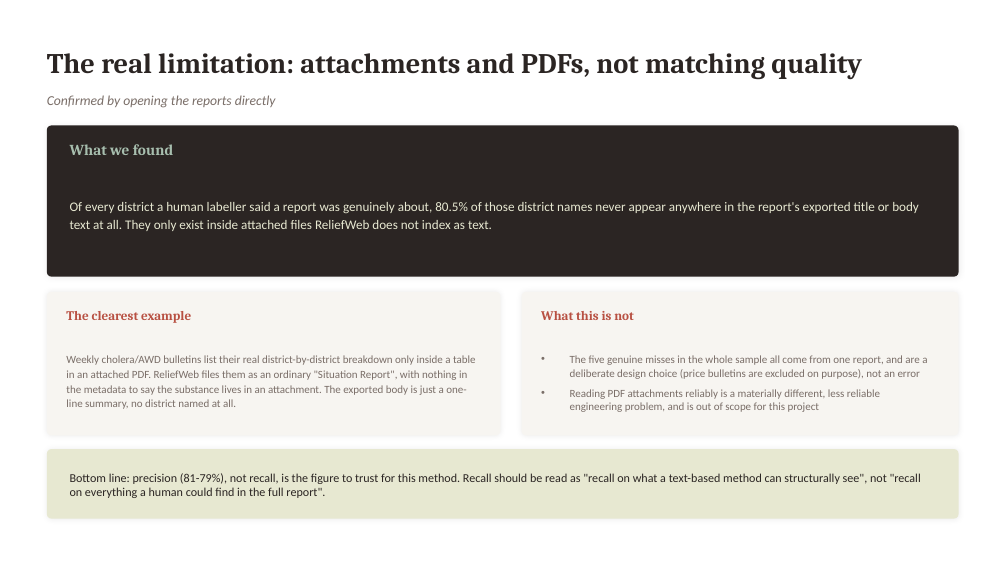
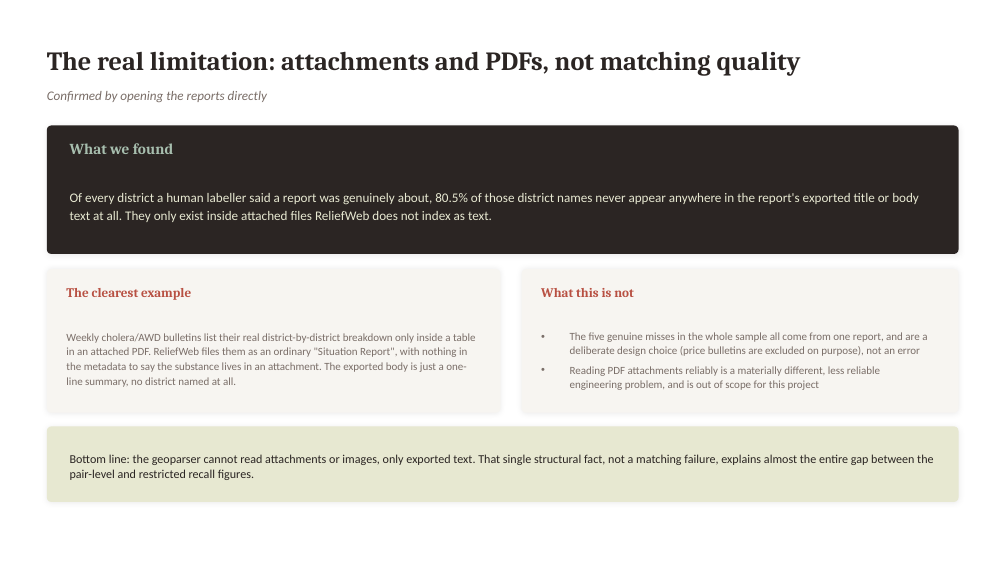
Before and after one commit to hcfgsqm2q7-lang/Dissertation---Samuel-Aracena, a slide deck: slide 6 of weekly_meetings/2026_08_17_slides.pptx (slide 4 before the commit). Drawn at 1008x567 pixels with LibreOffice and Linux fonts; fonts in the diff are those of the drawing. Boxes give left, top, right and bottom in pixels: in the first picture for what was removed or moved away, otherwise in the second. Text is boxed around its words. In the diff, an @@ line names an element or a change of style, - is before the commit and + after.

```diff
--- a/weekly_meetings/2026_08_17_slides.pptx
+++ b/weekly_meetings/2026_08_17_slides.pptx
@@ text "The real limitation: attachments and ..." at bbox=[47, 51, 801, 76]: size 27 to 25 pt @@
@@ text "Confirmed by opening the reports ..." at bbox=[47, 91, 267, 102]: size 13 to 12.5 pt @@
@@ rounded rectangle: place and size @@
-rounded rectangle at bbox=[47, 126, 959, 277]
+rounded rectangle at bbox=[47, 126, 959, 254]
@@ rounded rectangle at bbox=[47, 126, 959, 254]: proportions changed @@
@@ text "Of every district a human ...": place and size @@
-text "Of every district a human ..." at bbox=[70, 202, 919, 231]
+text "Of every district a human ..." at bbox=[70, 193, 919, 222]
@@ 4 texts, 2 rounded rectangles: place and size @@
-4 texts, 2 rounded rectangles at bbox=[47, 292, 959, 436]
+4 texts, 2 rounded rectangles at bbox=[47, 269, 959, 413]
@@ rounded rectangle at bbox=[47, 426, 959, 502]: proportions changed @@
@@ rounded rectangle: place and size @@
-rounded rectangle at bbox=[47, 449, 959, 519]
+rounded rectangle at bbox=[47, 426, 959, 502]
@@ text removed at bbox=[70, 473, 921, 498] @@
-Bottom line: precision (81-79%), not recall, is the figure to trust for this method. Recall should be read as "recall on what a text-based method can structurally see", not "recall on everything a human could find in the full report".
@@ text added at bbox=[70, 454, 933, 480], 11.5 pt, text #2B2523 @@
+Bottom line: the geoparser cannot read attachments or images, only exported text. That single structural fact, not a matching failure, explains almost the entire gap between the pair-level and restricted recall figures.
```
Also in this commit, not shown: 14 other slides changed, 11 slides added, 1 slide removed, 1 other file.
